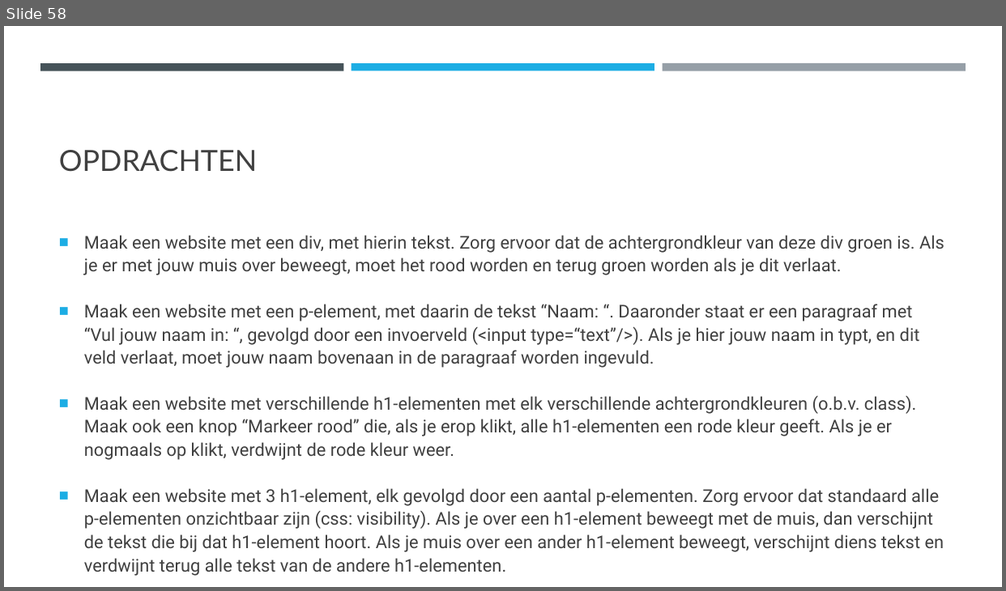
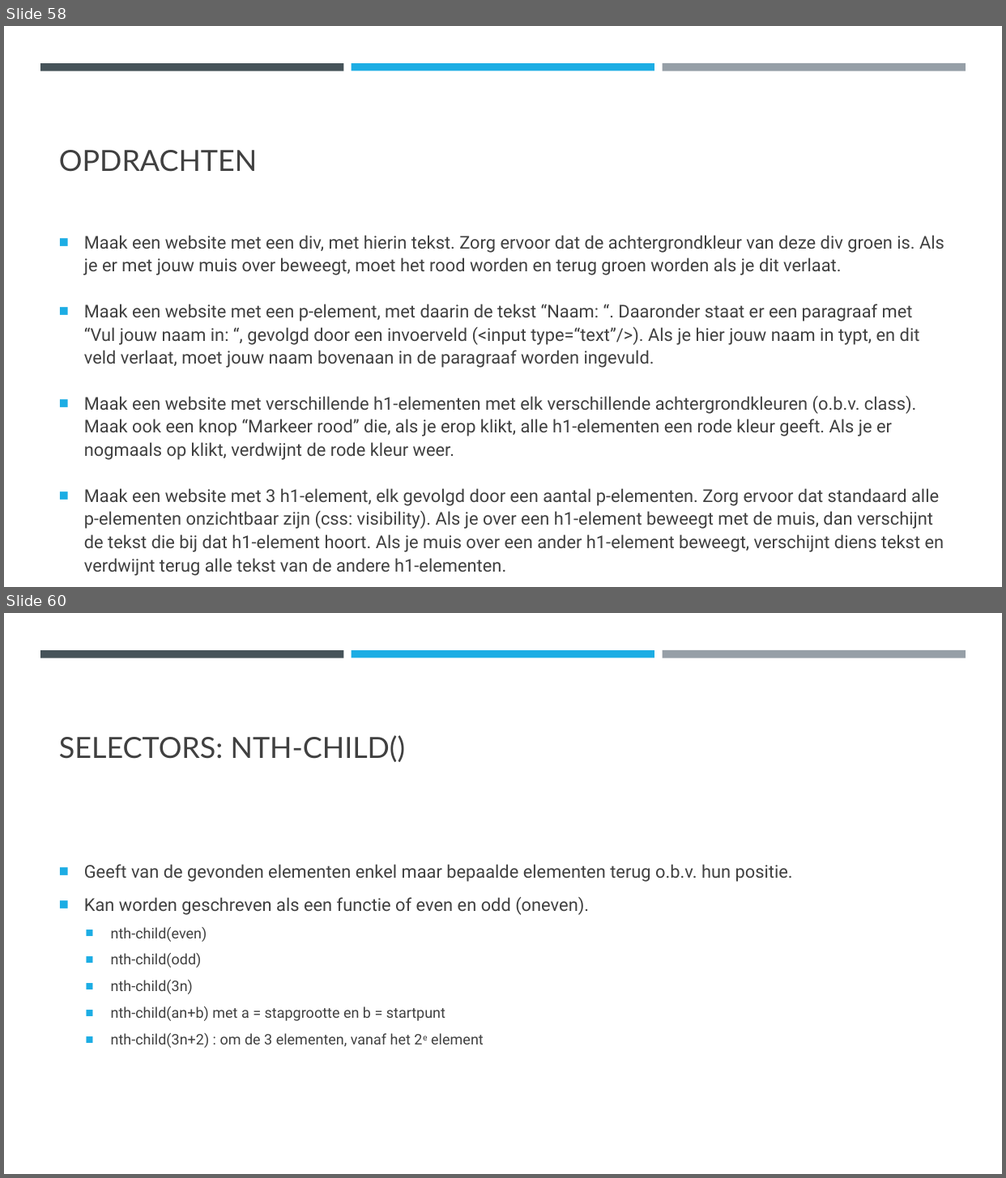
Before and after one commit to DhrLeroy/Webdesign, a slide deck: Webdesign.pptx. Shown one above the other, each under a label of ours: slide 58 before the commit, slides 58 and 60 after it; the slides between them are not shown. The pictures are 1006x591 and 1006x1178 pixels, drawn with LibreOffice and Linux fonts; fonts in the diff are those of the drawing. Boxes give left, top, right and bottom in pixels: in the first picture for what was removed or moved away, otherwise in the second. Text is boxed around its words. In the diff, an @@ line names an element or a change of style, - is before the commit and + after.

```diff
--- a/Webdesign.pptx
+++ b/Webdesign.pptx
@@ slide 60 added at bbox=[4, 613, 1002, 1174], background #FFFFFF; not listed: 3 template elements that a slide beside it also shows @@
@@ title added at bbox=[59, 735, 406, 762], 28 pt, text #404040 @@
+SELECTORS: NTH-CHILD()
@@ text added at bbox=[84, 864, 793, 1048], 14 pt, text #404040 @@
+■ Geeft van de gevonden elementen enkel maar bepaalde elementen terug o.b.v. hun positie.
+■ Kan worden geschreven als een functie of even en odd (oneven).
+  ■ nth-child(even)
+  ■ nth-child(odd)
+  ■ nth-child(3n)
+  ■ nth-child(an+b) met a = stapgrootte en b = startpunt
+  ■ nth-child(3n+2) : om de 3 elementen, vanaf het 2e element
```
Also in this commit, not shown: 3 slides changed, 5 other slides added, 8 other files.
